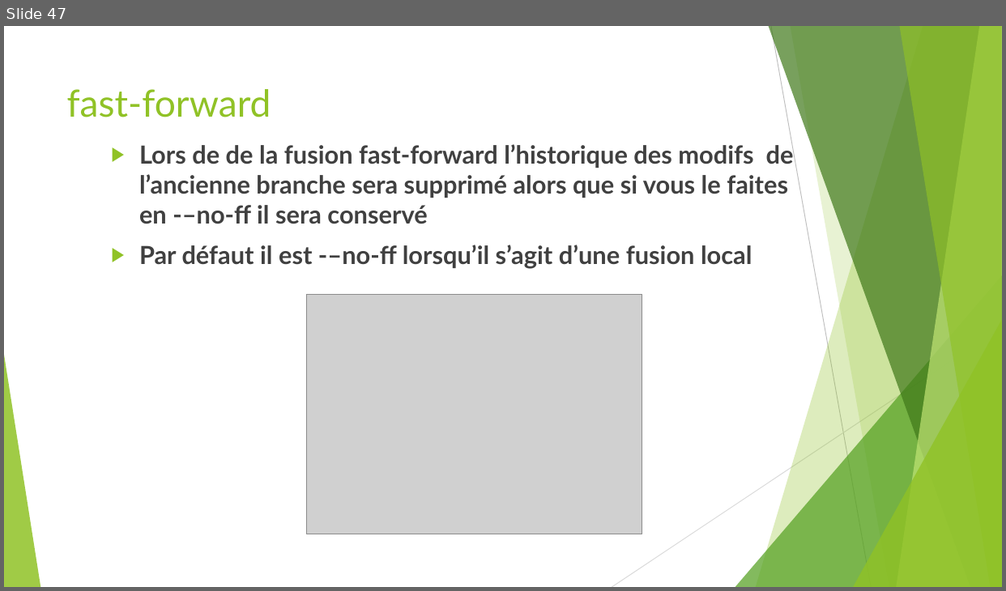
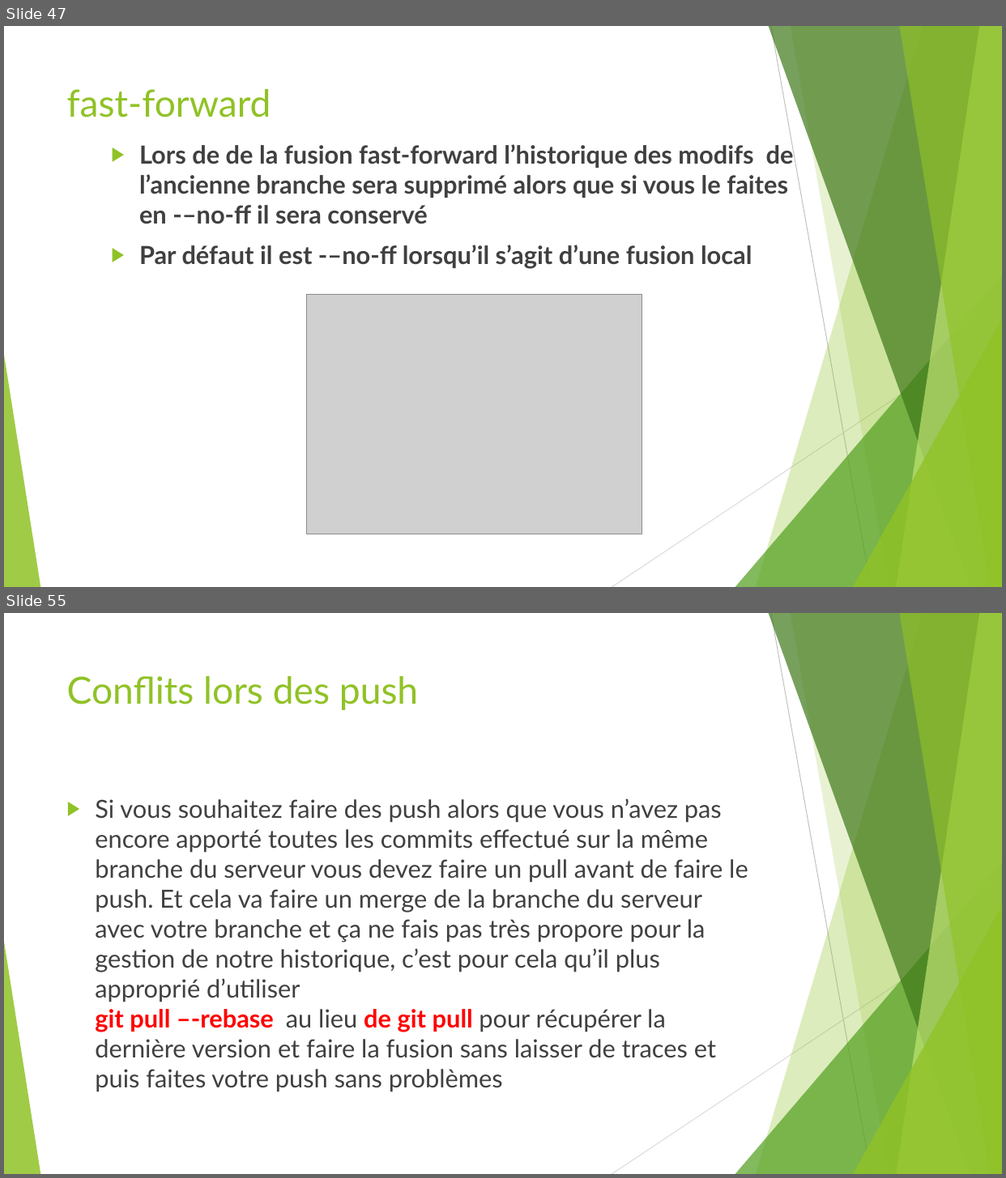
Before and after one commit to ousrah/DEV201, a slide deck: git/Formation Git.pptx. Shown one above the other, each under a label of ours: slide 47 before the commit, slides 47 and 55 after it; the slides between them are not shown. The pictures are 1006x591 and 1006x1178 pixels, drawn with LibreOffice and Linux fonts; fonts in the diff are those of the drawing; grey boxes stand for pictures. Boxes give left, top, right and bottom in pixels: in the first picture for what was removed or moved away, otherwise in the second. Text is boxed around its words. In the diff, an @@ line names an element or a change of style, - is before the commit and + after.

```diff
--- a/git/Formation Git.pptx
+++ b/git/Formation Git.pptx
@@ slide 55 added at (x1=4, y1=613, x2=1002, y2=1174), background #FFFFFF; not listed: 10 template elements that a slide beside it also shows @@
@@ title added at (x1=67, y1=676, x2=418, y2=710), 36 pt, text #90C226 @@
+Conflits lors des push
@@ text added at (x1=95, y1=798, x2=748, y2=1093), 24 pt, text #404040 @@
+▶ Si vous souhaitez faire des push alors que vous n’avez pas encore apporté toutes les commits effectué sur la même branche du serveur vous devez faire un pull avant de faire le push. Et cela va faire un merge de la branche du serveur avec votre branche et ça ne fais pas très propore pour la gestion de notre historique, c’est pour cela qu’il plus approprié d’utiliser
+  git pull –-rebase au lieu de git pull pour récupérer la dernière version et faire la fusion sans laisser de traces et puis faites votre push sans problèmes
```
Also in this commit, not shown: 2 slides changed, 16 other slides added, 1 slide removed.
